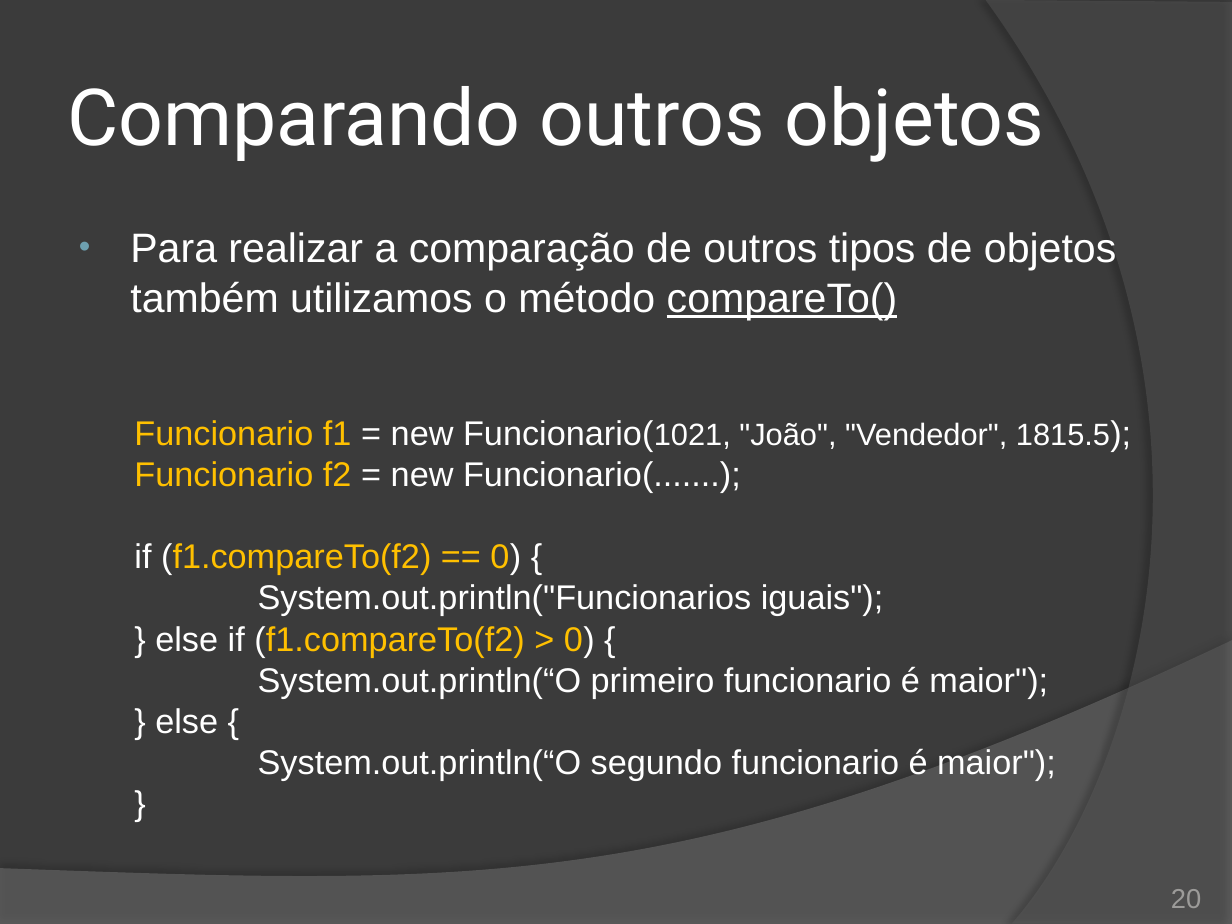
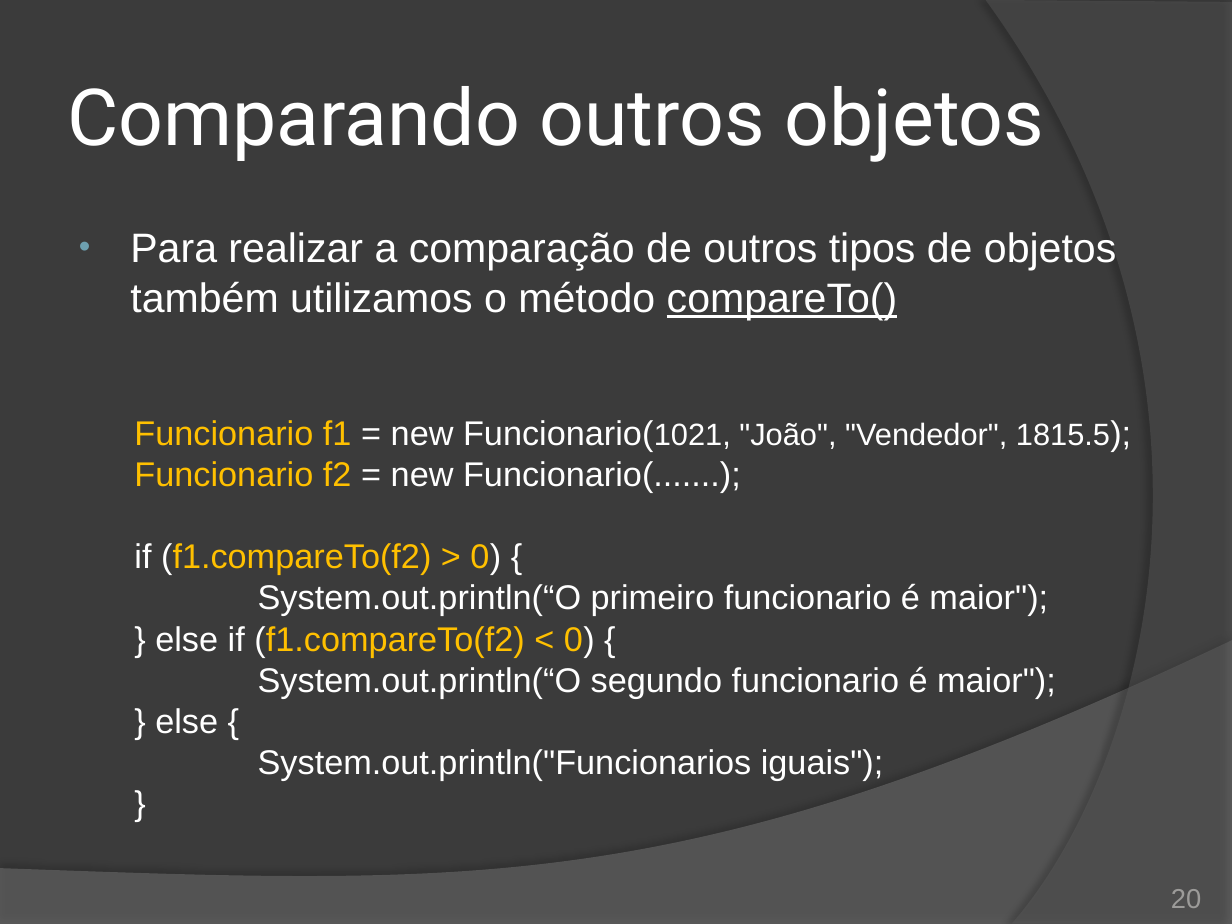
Before and after one commit to duchesqui/slzvieira-training, a slide deck: slide 20 of 2-Java-Programmer-Modulo-II/09.Capitulo03.pptx. Drawn at 1232x924 pixels with LibreOffice and Linux fonts; fonts in the diff are those of the drawing. Boxes give left, top, right and bottom in pixels: in the first picture for what was removed or moved away, otherwise in the second. Text is boxed around its words. In the diff, an @@ line names an element or a change of style, - is before the commit and + after.

```diff
--- a/2-Java-Programmer-Modulo-II/09.Capitulo03.pptx
+++ b/2-Java-Programmer-Modulo-II/09.Capitulo03.pptx
@@ text at [134, 543, 1056, 734]: text changed; text colour #FFC000 to #FFFFFF @@
-  if (f1.compareTo(f2) == 0) {
+  if (f1.compareTo(f2) > 0) {
+  System.out.println(“O primeiro funcionario é maior");
+  } else if (f1.compareTo(f2) < 0) {
+  System.out.println(“O segundo funcionario é maior");
+  } else {
@@ text at [155, 626, 1056, 780]: paragraphs removed @@
-  } else if (f1.compareTo(f2) > 0) {
-  System.out.println(“O primeiro funcionario é maior");
-  } else {
-  System.out.println(“O segundo funcionario é maior");
```
Also in this commit, not shown: 2 other slides changed, 5 other files.
